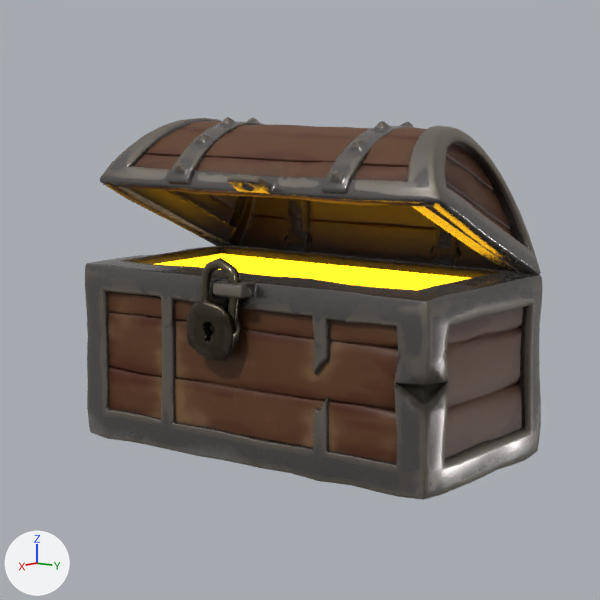
Before and after pictures for a commit that changed the Blender file blend/chest.blend.
Camera for both pictures: the file's camera 'Camera'. Every picture has the same lights, and +X, +Y and +Z are marked at lower left. The picture after the commit comes second.

In view in the first picture: 'Plane', 'Wooden Treasure Chest.003', 'Wooden Treasure Chest.004', 'bot', 'cap'.
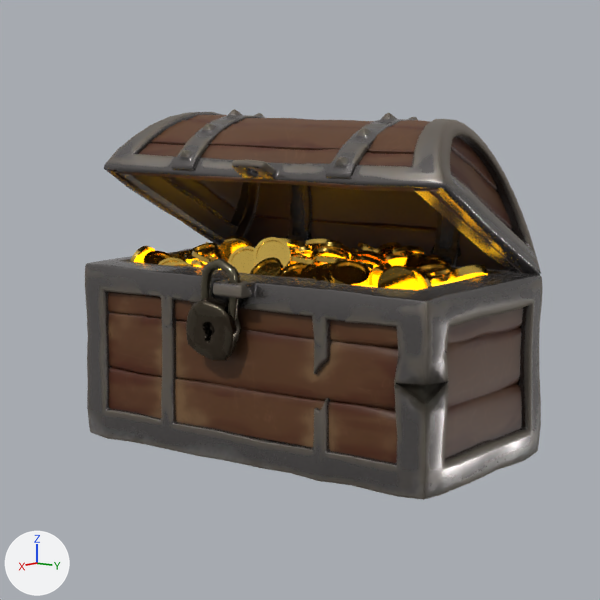
Where the newer file only moved an object's origin or applied its transform, the numbers keep the older frame.

The change, as JSON lines over the scene's bpy script:
```json
{"op": "add", "block": "mat_coin", "code": ["mat_coin = principled_material('coin')", "mat_coin.base_color = (0.8, 0.54, 0.117)  # yellow #e7c260", "mat_coin.metallic = 1.0", "mat_coin.roughness = 0.168"]}
{"op": "add", "block": "me_coin", "code": ["me_coin = bpy.data.meshes.new('coin')", "me_coin.from_pydata(...)  # 14208 vertices, 11988 faces; spans x -0.241..0.416, y -0.377..0.382, z -0.169..0.068", "me_coin.polygons.foreach_set('use_smooth', [True] * 11988)", "me_coin.materials.append(mat_coin)  # yellow #e7c260"]}
{"op": "remove", "block": "ob_cap", "code": "ob_cap.parent = ob_controller"}
{"op": "remove", "block": "ob_cap", "code": "ob_cap.matrix_parent_inverse = Matrix(((1.0, 0.0, 0.0, 0.225), (0.0, 1.0, 0.0, 0.0), (0.0, 0.0, 1.0, -0.395), (0.0, 0.0, 0.0, 1.0)))"}
{"op": "set", "path": "ob_cap.rotation_euler", "old": "(0.0, 0.0, 0.0)", "new": "(0.0, -0.489, 0.0)", "note": "degrees (0, 0, 0) -> degrees (0, -28, 0)"}
{"op": "add", "block": "ob_coin_014", "code": ["ob_coin_014 = bpy.data.objects.new('coin.014', me_coin)", "ob_coin_014.parent = ob_bot", "ob_coin_014.location = (-0.0736, 0.0328, 0.402)", "ob_coin_014.rotation_euler = (0.254, -0.37, -0.715)  # degrees (15, -21, -41)"]}
```

Location of each change, [x1, y1, x2, y2] in pixels of the pictures (600 x 600 px):
```json
{"object": "cap", "change": "turned, moved", "before": [100, 117, 541, 275], "after": [104, 109, 541, 275]}
{"object": "coin.014", "change": "added", "after": [130, 236, 488, 290]}
{"object": "Plane", "change": "unchanged, covered by the edit", "before": [156, 254, 469, 290], "after": [190, 255, 465, 287]}
```
